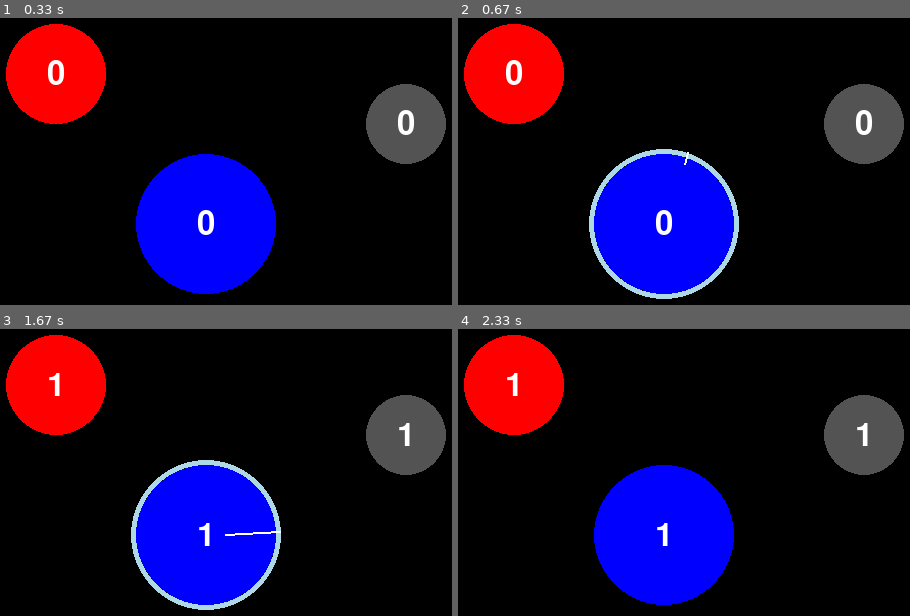
Above: before the commit, frames 1-4 (two rows, left to right).
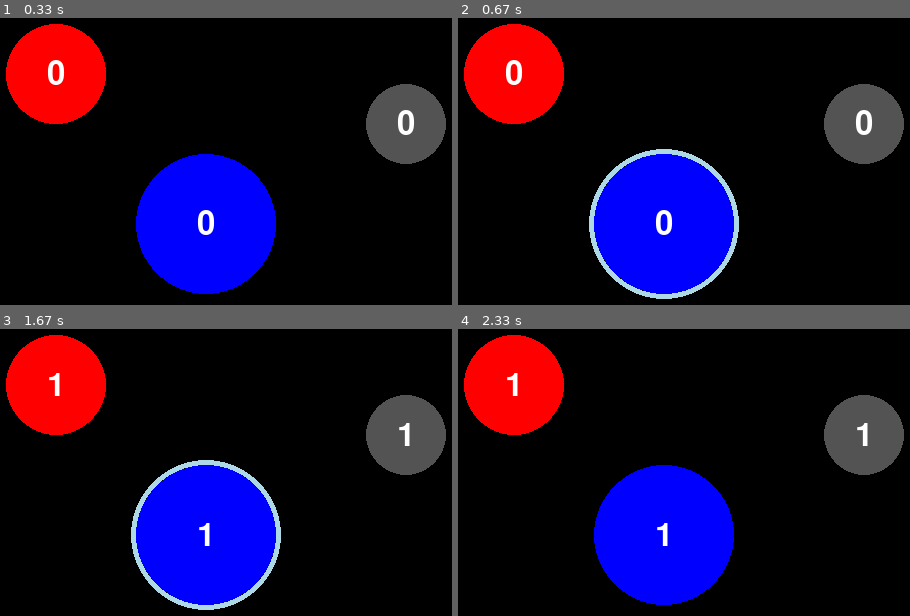
Above: after the commit, the same moments.

Repository: msa2984/teals-pygame
Game: pygame game, started from pygame/nano_wars/main.py
Same seed, same stepped clock (60 frames per second), same inputs: the game is played once before the commit and once after it.
Inputs (mouse positions are in pixels of both pictures, inside the frame that each line leads up to):
- Up to frame 1 (0.33 s): no input
- Up to frame 2 (0.67 s): click (684, 164) at 0.38 s
- Up to frame 3 (1.67 s): click (27, 587) at 0.72 s; click (226, 532) at 1.55 s
- Up to frame 4 (2.33 s): click (851, 432) at 1.88 s; click (outside the picture) at 2.22 s

Frame 1 is identical in both runs. In frame 2, less than 0.1% of the frame differs, in the area x 50-52%, y 46-52%; in frame 3, less than 0.1%, in the area x 49-63%, y 70-73%; in frame 4, nothing differs.

Commit message:
fix line bug

Diff:
--- a/pygame/nano_wars/models/cell.py
+++ b/pygame/nano_wars/models/cell.py
@@ -16,6 +16,10 @@
         self.text_color = (255, 255, 255)
         self.line_end = None  # Store the cursor position for the line
 
+    @property
+    def center(self):
+        return (self.position[0], self.position[1])
+
     def draw(self, screen: Surface, current_time):
         # Update the counter if 1 second has passed
         if current_time - self.last_update_time >= self.update_interval:
@@ -32,7 +36,13 @@
         # Draw the line from the edge of the circle to the cursor
         if self.line_end:
             edge_position = self.get_edge_position(self.line_end)
-            pygame.draw.line(screen, (255, 255, 255), edge_position, self.line_end, 2)
+
+            # Calculate the distance from the circle's center to the line_end position
+            distance_to_edge = pygame.math.Vector2(self.center).distance_to(self.line_end)
+
+            # Only draw the line if the line_end is outside the circle
+            if distance_to_edge > self.radius:
+                pygame.draw.line(screen, (255, 255, 255), edge_position, self.line_end, 2)
 
         # Render the counter as text inside the circle
         number = str(self.counter)
